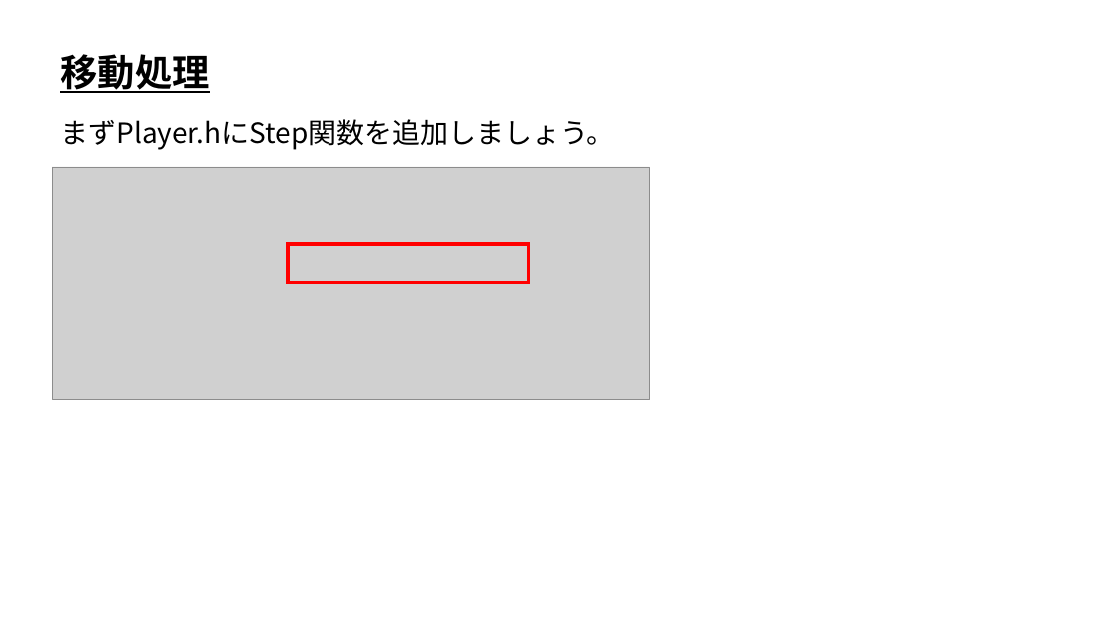
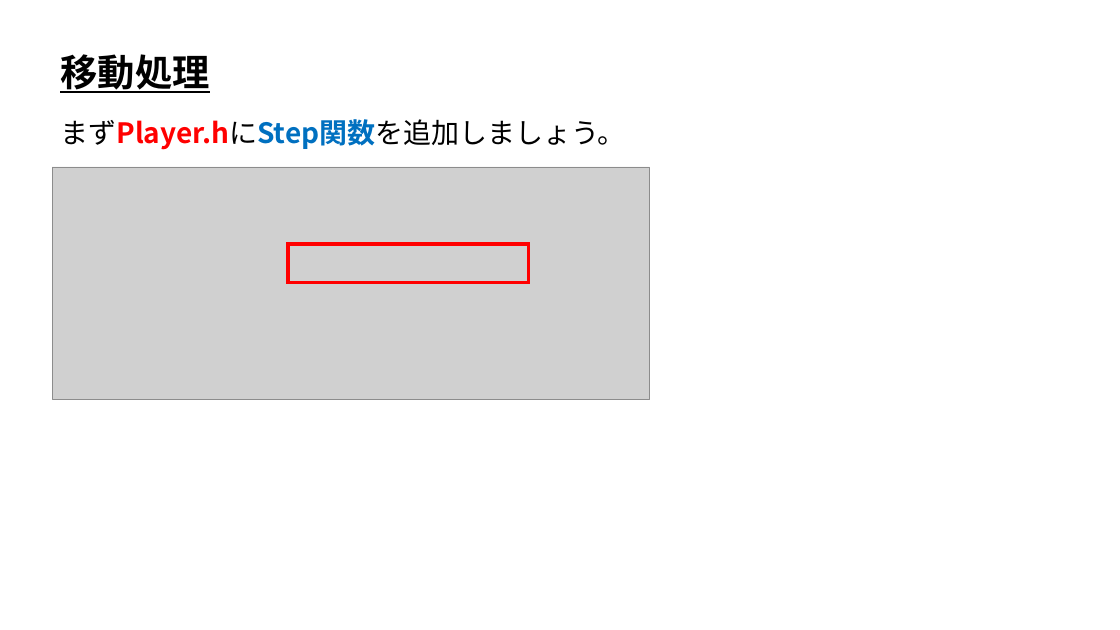
Before and after one commit to ArakiYusuke-Ohara/Textbook, a slide deck: slide 15 of ゲーム科1年/00_前期/ゲームプログラミングⅠ/10_入力システムと移動処理.pptx. Drawn at 1120x630 pixels with LibreOffice and Linux fonts; fonts in the diff are those of the drawing; grey boxes stand for pictures. Boxes give left, top, right and bottom in pixels: in the first picture for what was removed or moved away, otherwise in the second. Text is boxed around its words. In the diff, an @@ line names an element or a change of style, - is before the commit and + after.

```diff
--- a/ゲーム科1年/00_前期/ゲームプログラミングⅠ/10_入力システムと移動処理.pptx
+++ b/ゲーム科1年/00_前期/ゲームプログラミングⅠ/10_入力システムと移動処理.pptx
@@ text "まずPlayer.hにStep関数を追加しましょう。" at box(60, 119, 625, 150): text colour #000000 to #FF0000, text colour #000000 to #0070C0, bold on in "まずPlayer.hにStep関数を追加しましょう。" @@
```
Also in this commit, not shown: 9 other slides changed, 13 other files.
